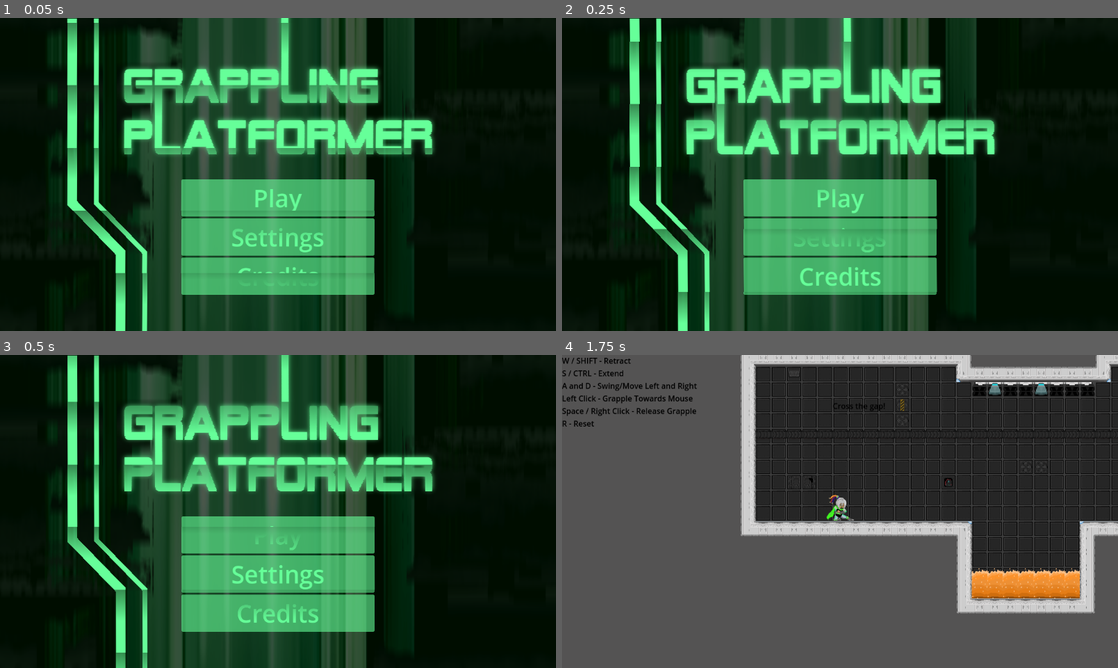
Above: before the commit, frames 1-4 (two rows, left to right).
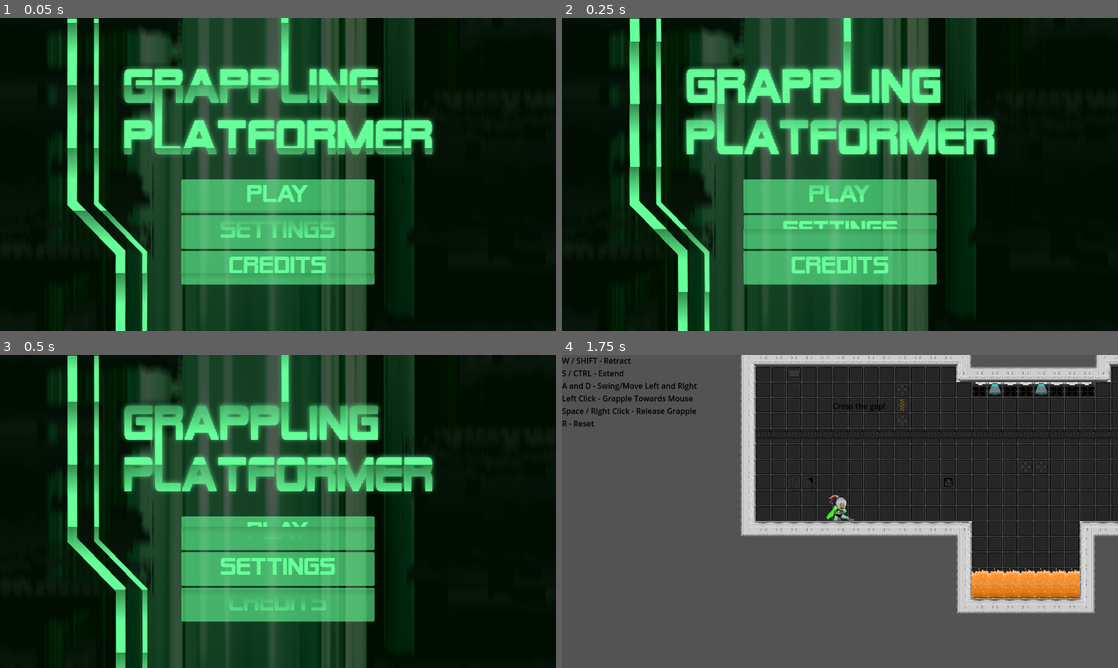
Above: after the commit, the same moments.

Repository: matthewchen146/cmpm-172-grappling-platformer
Game: Godot game, scene res://scenes/main_scenes/title/title.tscn
The game is run twice, just before and just after one commit, with the same random seed, the same clock (stepped at 60 frames per second) and the same inputs.
Inputs:
- Up to frame 1 (0.05 s): no input
- Up to frame 2 (0.25 s): no input
- Up to frame 3 (0.5 s): no input
- Up to frame 4 (1.75 s): click "Play" at 0.5 s; click "Level 1 (Level 1)" at 1.25 s

The runs differ from the first frame. In frame 1, 3.8% of the frame differs, in the area x 32-68%, y 53-89%; in frame 2, 3.8%; in frame 3, 3.6%; in frame 4, nothing differs.

Commit message:
change button font

Diff:
--- a/scenes/main_scenes/credits/credits.tscn
+++ b/scenes/main_scenes/credits/credits.tscn
@@ -1,10 +1,11 @@
-[gd_scene load_steps=9 format=3 uid="uid://dh6r4vfc8vwix"]
+[gd_scene load_steps=10 format=3 uid="uid://dh6r4vfc8vwix"]
 
 [ext_resource type="Theme" uid="uid://dw1jwox7gvmhs" path="res://themes/main_theme.tres" id="1_dp3mn"]
 [ext_resource type="Texture2D" uid="uid://da1tunqln5hl4" path="res://Assets/ui/background.png" id="1_vjs83"]
 [ext_resource type="Script" path="res://scenes/main_scenes/credits/credits.gd" id="2_i06j7"]
 [ext_resource type="Shader" path="res://shaders/cyber.gdshader" id="3_24tll"]
-[ext_resource type="FontFile" path="res://misc/alien_encounters/Alien-Encounters-Bold.ttf" id="4_xmak8"]
+[ext_resource type="FontFile" uid="uid://b0nfqoxyvmy2n" path="res://misc/alien_encounters/Alien-Encounters-Bold.ttf" id="4_xmak8"]
+[ext_resource type="Theme" uid="uid://dgo11ku3vc8fo" path="res://themes/font_theme.tres" id="6_d1i7y"]
 
 [sub_resource type="ShaderMaterial" id="ShaderMaterial_u50ej"]
 shader = ExtResource("3_24tll")
@@ -126,6 +127,7 @@
 offset_top = -120.0
 offset_right = -40.0
 scale = Vector2(1.5, 1.5)
+theme = ExtResource("6_d1i7y")
 
 [node name="returnButton" type="Button" parent="SubViewportContainer/SubViewport/Line2D2/VBoxContainer/Label/HBoxContainer/Label/VBoxContainer"]
 unique_name_in_owner = true
--- a/scenes/main_scenes/settings/settings.tscn
+++ b/scenes/main_scenes/settings/settings.tscn
@@ -6,6 +6,7 @@
 [ext_resource type="Shader" path="res://shaders/cyber.gdshader" id="4_kif2p"]
 [ext_resource type="FontFile" uid="uid://b0nfqoxyvmy2n" path="res://misc/alien_encounters/Alien-Encounters-Bold.ttf" id="4_wrij3"]
 [ext_resource type="FontFile" uid="uid://m0ov82v1q5b3" path="res://misc/alien_encounters/Alien-Encounters-Solid-Regular.ttf" id="6_3wijy"]
+[ext_resource type="Theme" uid="uid://dgo11ku3vc8fo" path="res://themes/font_theme.tres" id="7_vhosm"]
 
 [sub_resource type="ShaderMaterial" id="ShaderMaterial_xi3qa"]
 shader = ExtResource("4_kif2p")
@@ -126,6 +127,7 @@
 offset_top = -100.0
 offset_right = -155.0
 offset_bottom = -60.0
+theme = ExtResource("7_vhosm")
 
 [node name="backButton" type="Button" parent="SubViewportContainer/SubViewport/Line2D2/HBoxContainer/Label/HBoxContainer/Label/HBoxContainer"]
 unique_name_in_owner = true
--- a/scenes/main_scenes/title/title.tscn
+++ b/scenes/main_scenes/title/title.tscn
@@ -1,10 +1,11 @@
-[gd_scene load_steps=7 format=3 uid="uid://ddw0d47ku5wla"]
+[gd_scene load_steps=8 format=3 uid="uid://ddw0d47ku5wla"]
 
 [ext_resource type="Script" path="res://scenes/main_scenes/title/title.gd" id="1_kaxqf"]
 [ext_resource type="Theme" uid="uid://dw1jwox7gvmhs" path="res://themes/main_theme.tres" id="1_xt8ah"]
 [ext_resource type="Shader" path="res://shaders/cyber.gdshader" id="2_20ryr"]
 [ext_resource type="Texture2D" uid="uid://da1tunqln5hl4" path="res://Assets/ui/background.png" id="2_rsxu1"]
 [ext_resource type="Texture2D" uid="uid://cljup16fcxpe6" path="res://Assets/ui/title.png" id="3_ye22j"]
+[ext_resource type="Theme" uid="uid://dgo11ku3vc8fo" path="res://themes/font_theme.tres" id="6_e8q5l"]
 
 [sub_resource type="ShaderMaterial" id="ShaderMaterial_pgl4y"]
 shader = ExtResource("2_20ryr")
@@ -92,6 +93,7 @@
 [node name="VBoxContainer" type="VBoxContainer" parent="SubViewportContainer/SubViewport/VBoxContainer/HBoxContainer"]
 custom_minimum_size = Vector2(400, 0)
 layout_mode = 2
+theme = ExtResource("6_e8q5l")
 
 [node name="PlayButton" type="Button" parent="SubViewportContainer/SubViewport/VBoxContainer/HBoxContainer/VBoxContainer"]
 unique_name_in_owner = true
--- /dev/null
+++ b/themes/font_theme.tres
@@ -0,0 +1,6 @@
+[gd_resource type="Theme" load_steps=2 format=3 uid="uid://dgo11ku3vc8fo"]
+
+[ext_resource type="FontFile" uid="uid://m0ov82v1q5b3" path="res://misc/alien_encounters/Alien-Encounters-Solid-Regular.ttf" id="1_j7gtf"]
+
+[resource]
+default_font = ExtResource("1_j7gtf")
Not shown: 1 places in scenes/main_scenes/settings/settings.tscn that only renumber resources
